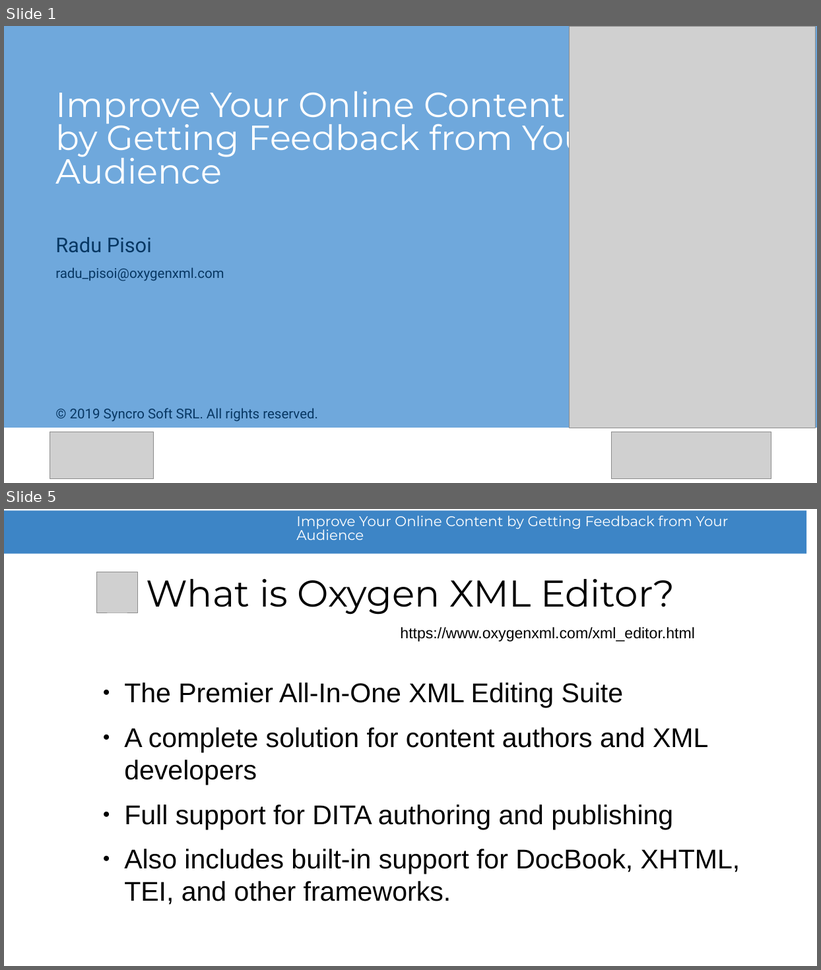
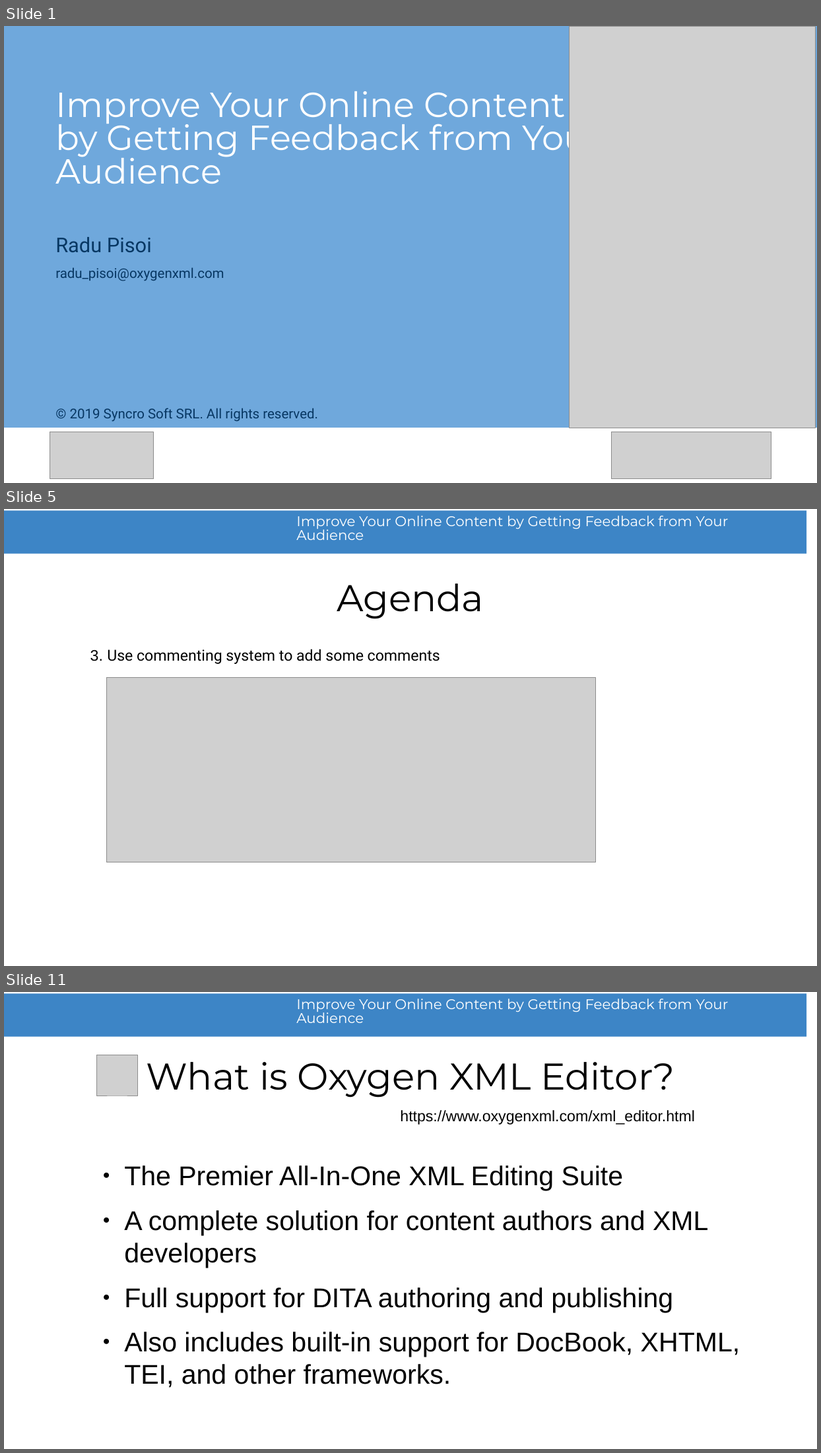
Before and after one commit to radu-pisoi/feedback-presentation, a slide deck: presentation/feedback-demo.odp. Shown one above the other, each under a label of ours: slides 1 and 5 before the commit, slides 1, 5 and 11 after it; the slides between them are not shown. The pictures are 821x970 and 821x1453 pixels, drawn with LibreOffice and Linux fonts; fonts in the diff are those of the drawing; grey boxes stand for pictures; background and template pictures are left out. Boxes give left, top, right and bottom in pixels: in the first picture for what was removed or moved away, otherwise in the second. Text is boxed around its words. In the diff, an @@ line names an element or a change of style, - is before the commit and + after.

```diff
--- a/presentation/feedback-demo.odp
+++ b/presentation/feedback-demo.odp
@@ slide 5 added at bbox=[4, 509, 817, 966], background #FFFFFF; not listed: 2 template elements that a slide beside it also shows @@
@@ title added at bbox=[337, 584, 484, 619], 44 pt, text #000000 @@
+Agenda
@@ text added at bbox=[90, 649, 440, 664], 18 pt, text #000000 @@
+3. Use commenting system to add some comments
@@ picture added at bbox=[106, 678, 596, 863] @@
@@ what was slide 5 is now slide 11 @@
```
Also in this commit, not shown: 3 slides changed, 5 other slides added, 11 other files.
